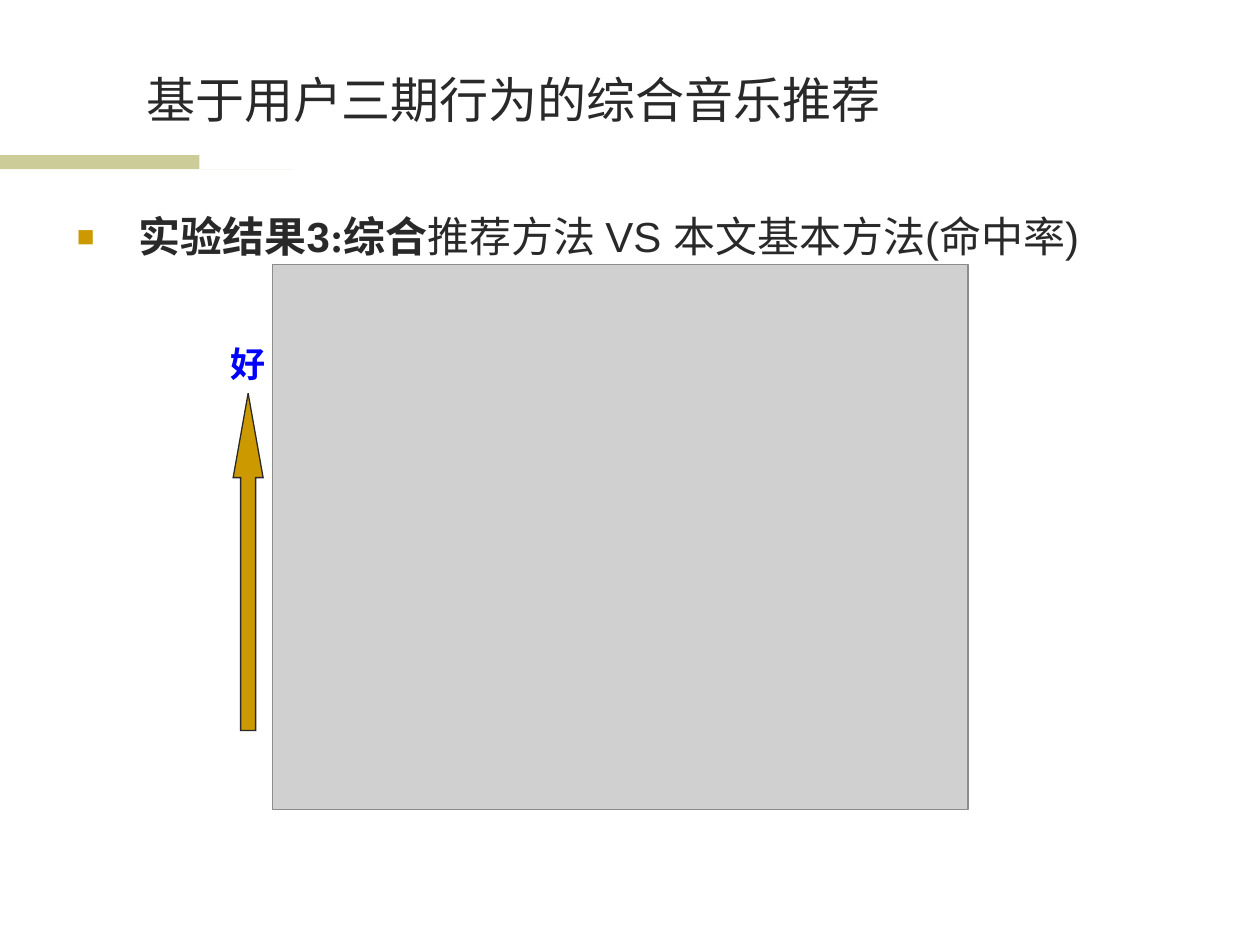
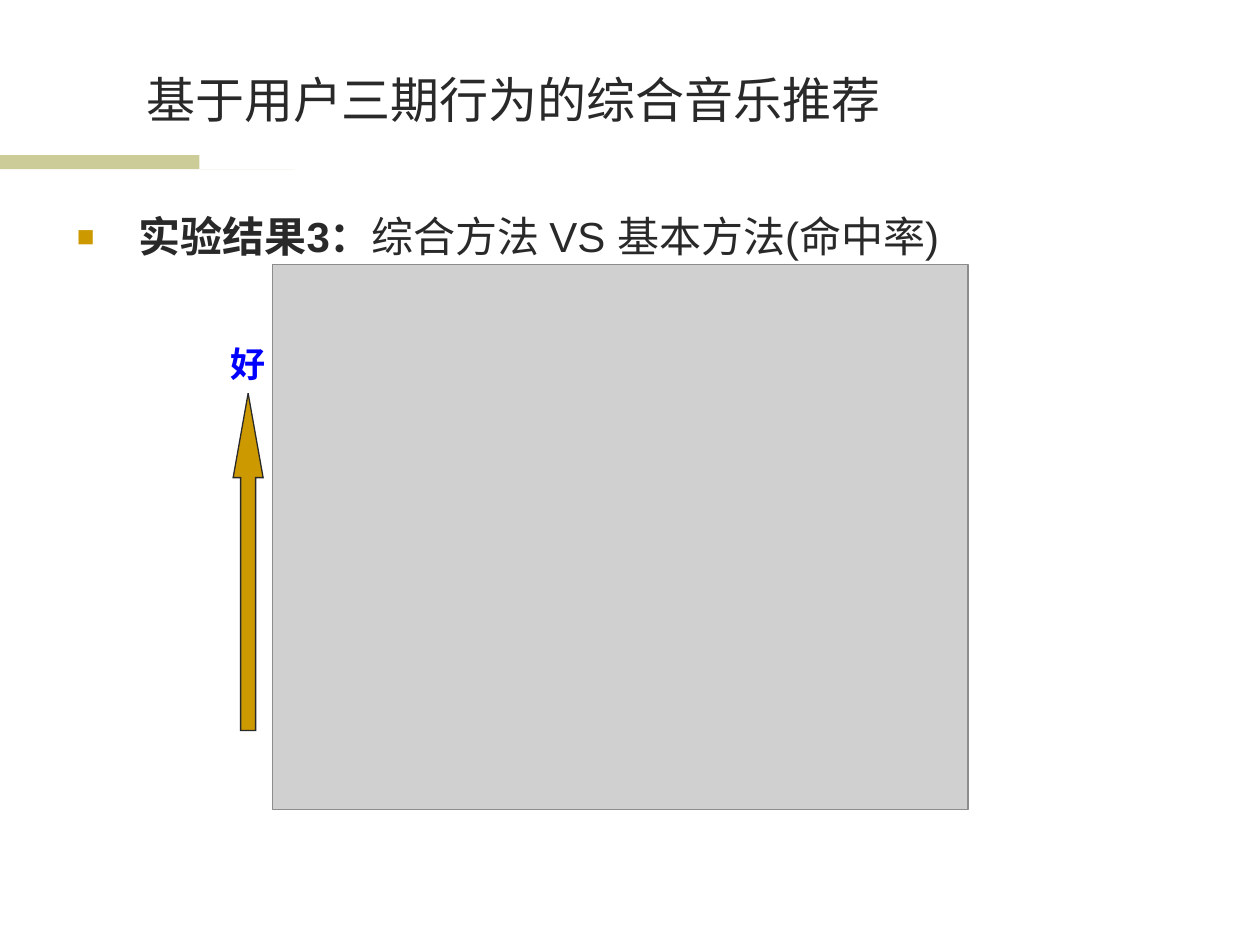
Before and after one commit to wwssttt/NJUThesis, a slide deck: slide 18 of ppt/一种基于时间序列分析的个性化音乐推荐系统及其实现.ppt. Drawn at 1260x945 pixels with LibreOffice and Linux fonts; fonts in the diff are those of the drawing; grey boxes stand for pictures; background and template pictures are left out. Boxes give left, top, right and bottom in pixels: in the first picture for what was removed or moved away, otherwise in the second. Text is boxed around its words. In the diff, an @@ line names an element or a change of style, - is before the commit and + after.

```diff
--- a/ppt/一种基于时间序列分析的个性化音乐推荐系统及其实现.ppt
+++ b/ppt/一种基于时间序列分析的个性化音乐推荐系统及其实现.ppt
@@ text at (139,216,939,261): text changed @@
-■ 实验结果3:综合推荐方法 VS 本文基本方法(命中率)
+■ 实验结果3：综合方法 VS 基本方法(命中率)
```
Also in this commit, not shown: 12 other slides changed.
